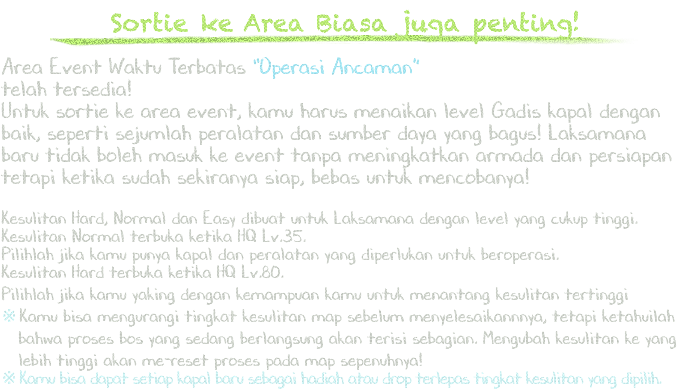
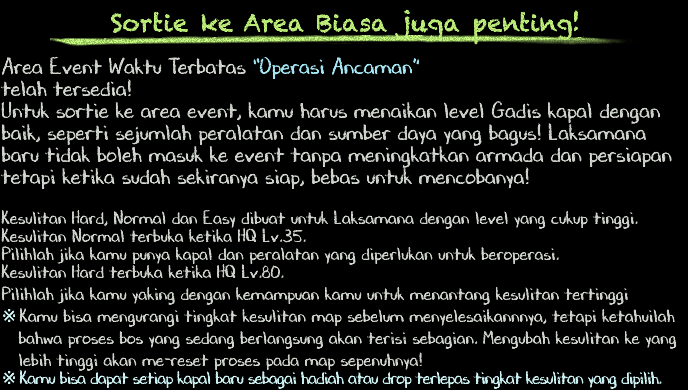
Before/after of a 688x390 layered artwork. What changed in the layer stack:
showed "Layer 1" over [0, 0, 688, 390]
